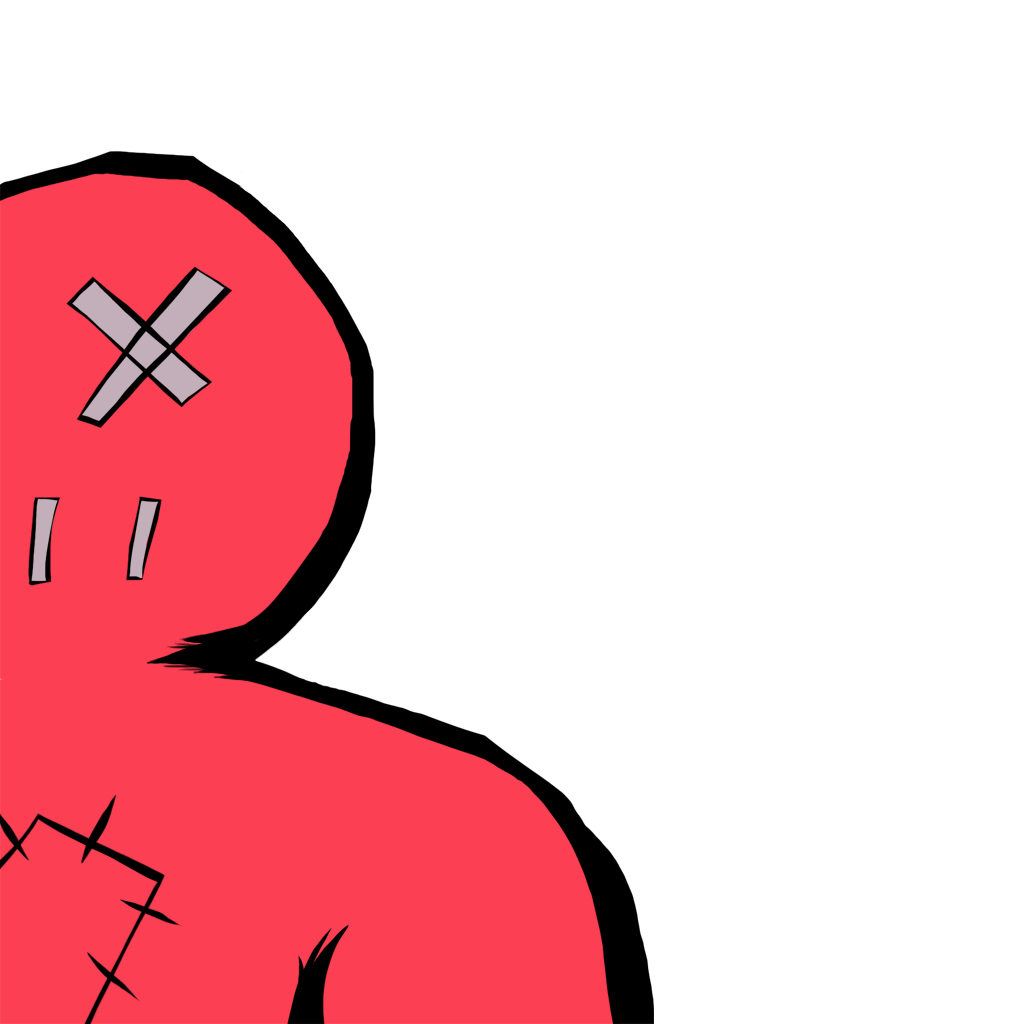
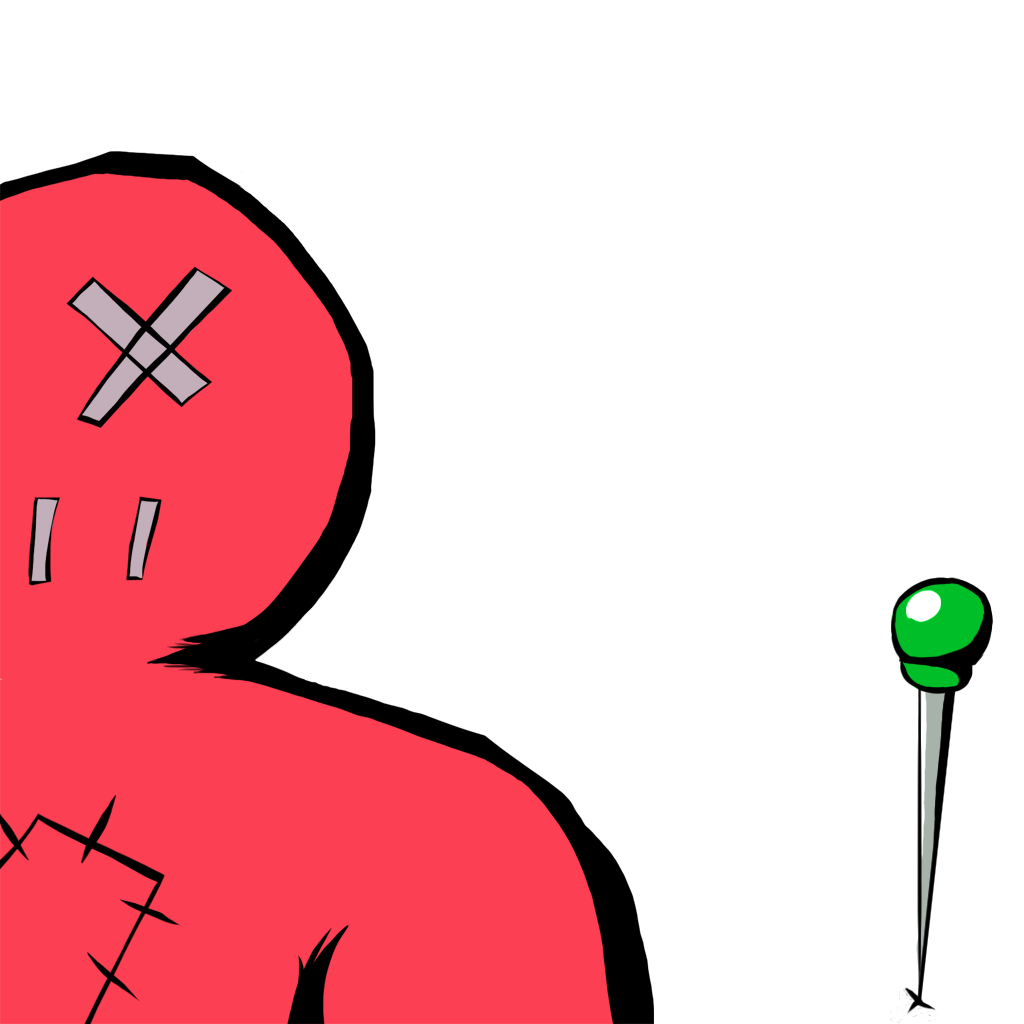
Comparing the layer stacks of the two 1024x1024 images. Changes:
added layer "Calque 11" in group "doll" over [890, 577, 993, 1024]
